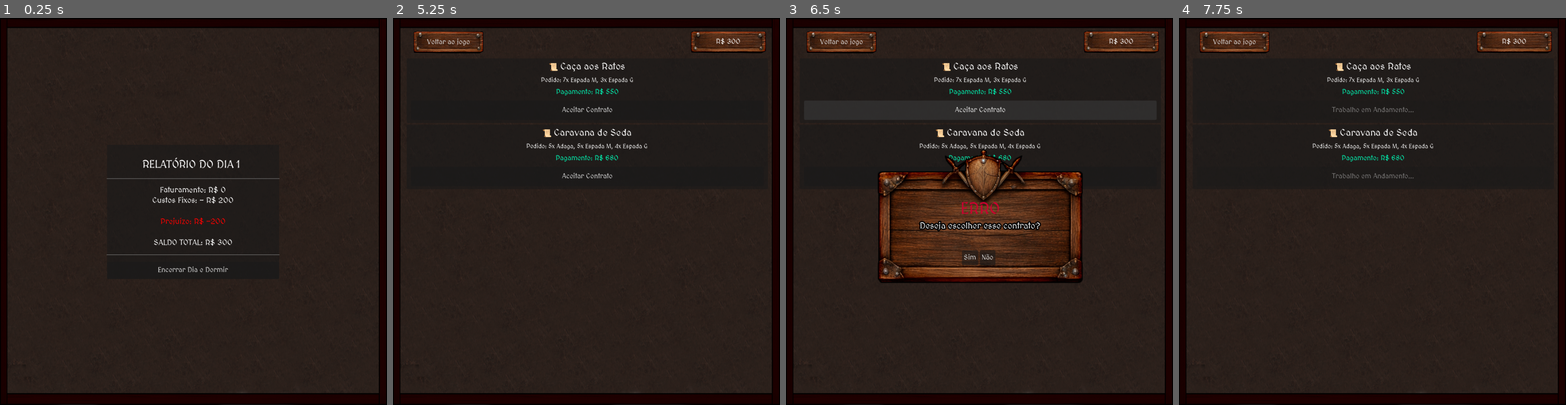
Above: before the commit, frames 1-4 (left to right).
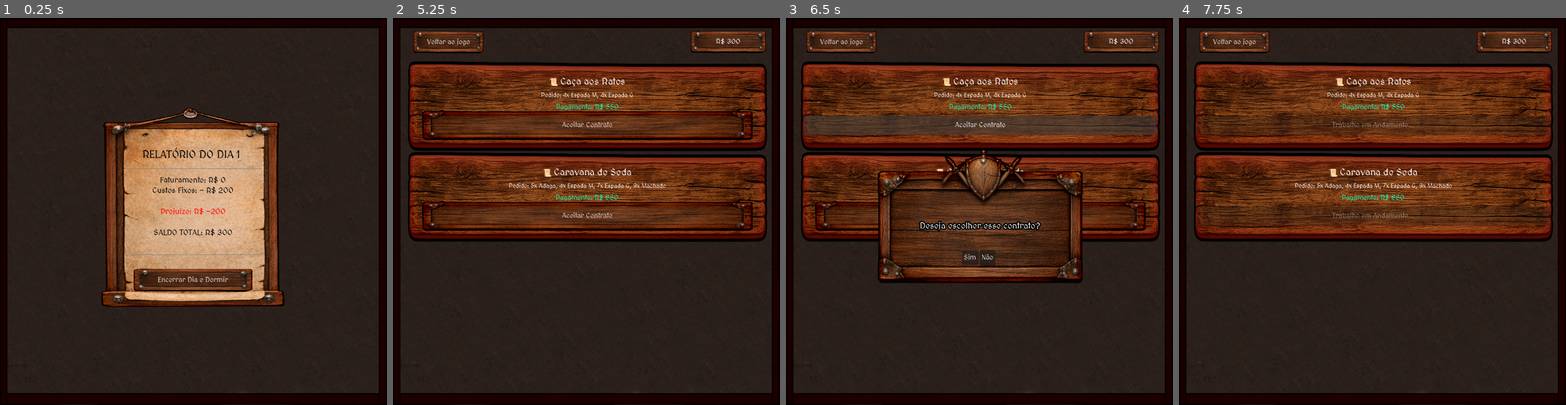
Above: after the commit, the same moments.

Repository: VitaumOS/Jogo_IC-Godot
Game: Godot game, scene res://scene/Cena_Resumo.tscn
Two runs of this game, one before a commit and one after it. Both use one fixed random seed, a clock stepped at 60 frames per second and the inputs below. This scene is started directly instead of the project's main scene.
Inputs (mouse positions are in pixels of both pictures, inside the frame that each line leads up to):
- Up to frame 1 (0.25 s): no input
- Up to frame 2 (5.25 s): click "Encerrar Dia e Dormir" at 0.5 s; tap Enter (ui_accept) at 1.25, 1.52, 2, 2.27 s; move the mouse to (671, 192) at 1.27 s; click (671, 192) at 1.42 s; move the mouse to (509, 230) at 2.02 s; click (509, 230) at 2.17 s; click "BATER O FERRO" at 2.75 s; click "Sim" at 3.5 s; click "OK" at 4.25 s; click "MURAL DE CONTRATOS" at 5 s
- Up to frame 3 (6.5 s): click "Aceitar Contrato" at 5.75 s
- Up to frame 4 (7.75 s): click "Sim" at 6.5 s; click "Caça aos Ratos DEMANDA: - Esp…" at 7.25 s

The runs differ from the first frame. In frame 1, 20% of the frame differs, in the area x 26-74%, y 23-75%; in frame 2, 40%, in the area x 3-97%, y 11-58%; in frame 3, 30%; in frame 4, 39%.

Commit message:
Atualizações da tela de game over e novos sprites

Diff:
--- a/data_json/contratos.json
+++ b/data_json/contratos.json
@@ -1,18 +1,18 @@
 {
   "contratos": [
-    { "dia": 1, "nome": "Patrulha Rural", "demanda": [7, 0, 0, 0, 0, 0], "recompensa": 350 },
-    { "dia": 1, "nome": "Segurança de Taberna", "demanda": [3, 4, 0, 0, 0, 0], "recompensa": 420 },
-    { "dia": 2, "nome": "Caça aos Ratos", "demanda": [0, 7, 3, 0, 0, 0], "recompensa": 550 },
-    { "dia": 2, "nome": "Caravana de Seda", "demanda": [5, 5, 4, 0, 0, 0], "recompensa": 680 },
+    { "dia": 1, "nome": "Patrulha Rural", "demanda": [18, 0, 0, 0, 0, 0], "recompensa": 350 },
+    { "dia": 1, "nome": "Segurança de Taberna", "demanda": [4, 8, 0, 0, 0, 0], "recompensa": 420 },
+    { "dia": 2, "nome": "Caça aos Ratos", "demanda": [0, 4, 4, 0, 0, 0], "recompensa": 550 },
+    { "dia": 2, "nome": "Caravana de Seda", "demanda": [5, 4, 7, 9, 0, 0], "recompensa": 680 },
     { "dia": 3, "nome": "Supressão de Bandidos", "demanda": [13, 11, 0, 0, 0, 0], "recompensa": 950 },
-    { "dia": 3, "nome": "Escolta de Ervanário", "demanda": [0, 6, 9, 6, 0, 0], "recompensa": 1150 },
-    { "dia": 4, "nome": "Vigília Noturna", "demanda": [0, 0, 16, 9, 0, 0], "recompensa": 1400 },
-    { "dia": 4, "nome": "Manutenção de Muralhas", "demanda": [11, 6, 11, 0, 0, 0], "recompensa": 1450 },
-    { "dia": 5, "nome": "Cerco ao Forte", "demanda": [19, 13, 7, 0, 0, 0], "recompensa": 1950 },
-    { "dia": 5, "nome": "Proteção Real", "demanda": [11, 11, 11, 7, 5, 0], "recompensa": 2600 },
-    { "dia": 6, "nome": "Exploração de Minas", "demanda": [7, 7, 19, 11, 0, 0], "recompensa": 3100 },
-    { "dia": 6, "nome": "Expedição de Reconhecimento", "demanda": [9, 9, 9, 9, 5, 0], "recompensa": 3400 },
-    { "dia": 7, "nome": "Guarda de Honra Ducal", "demanda": [0, 0, 13, 13, 11, 3], "recompensa": 4900 },
+    { "dia": 3, "nome": "Escolta de Ervanário", "demanda": [3, 1, 3, 4, 0, 0], "recompensa": 1150 },
+    { "dia": 4, "nome": "Vigília Noturna", "demanda": [5, 5, 12, 8, 4, 0], "recompensa": 1400 },
+    { "dia": 4, "nome": "Manutenção de Muralhas", "demanda": [11, 6, 11, 3, 6, 0], "recompensa": 1450 },
+    { "dia": 5, "nome": "Cerco ao Forte", "demanda": [19, 13, 7, 5, 8, 0], "recompensa": 1950 },
+    { "dia": 5, "nome": "Proteção Real", "demanda": [11, 11, 11, 7, 5, 2], "recompensa": 2600 },
+    { "dia": 6, "nome": "Exploração de Minas", "demanda": [7, 7, 19, 11, 4, 3], "recompensa": 3100 },
+    { "dia": 6, "nome": "Expedição de Reconhecimento", "demanda": [9, 9, 9, 9, 5, 4], "recompensa": 3400 },
+    { "dia": 7, "nome": "Guarda de Honra Ducal", "demanda": [4, 4, 13, 13, 11, 5], "recompensa": 4900 },
     { "dia": 7, "nome": "Batalha do Armagedom", "demanda": [27, 21, 14, 11, 9, 7], "recompensa": 7800 }
   ]
 }
--- /dev/null
+++ b/modelos/modelo_cards.tres
@@ -0,0 +1,10 @@
+[gd_resource type="StyleBoxTexture" format=3 uid="uid://cm8l14sk7oxig"]
+
+[ext_resource type="Texture2D" uid="uid://bpgvau7kyw127" path="res://images/placa_5.png" id="1_ynbly"]
+
+[resource]
+texture = ExtResource("1_ynbly")
+expand_margin_left = 10.0
+expand_margin_top = 10.0
+expand_margin_right = 10.0
+expand_margin_bottom = 10.0
--- a/pulp_solution.json
+++ b/pulp_solution.json
@@ -1,7 +1,8 @@
 {
     "status": "Optimal",
-    "chapas_usadas": 1,
+    "chapas_usadas": 2,
     "plano_corte": {
-        "Padrao_1": 1
+        "Padrao_1": 1,
+        "Padrao_2": 1
     }
 }
--- a/scene/Card_Contratos.tscn
+++ b/scene/Card_Contratos.tscn
@@ -1,7 +1,15 @@
 [gd_scene format=3 uid="uid://bk2cgr6pirs1o"]
 
+[ext_resource type="StyleBox" uid="uid://cm8l14sk7oxig" path="res://modelos/modelo_cards.tres" id="1_70j0s"]
+[ext_resource type="StyleBox" uid="uid://c1laj21bixtl" path="res://modelos/modelo_botao_2.tres" id="2_n6ot5"]
+
 [node name="Node2D" type="PanelContainer" unique_id=358080767]
-custom_minimum_size = Vector2(320, 150)
+custom_minimum_size = Vector2(320, 220)
+offset_left = 8.0
+offset_top = 7.0
+offset_right = 886.0
+offset_bottom = 226.0
+theme_override_styles/panel = ExtResource("1_70j0s")
 
 [node name="Margin" type="MarginContainer" parent="." unique_id=979367962]
 layout_mode = 2
@@ -22,8 +30,7 @@
 [node name="Demanda" type="Label" parent="Margin/VBox" unique_id=2068101297]
 layout_mode = 2
 theme_override_font_sizes/font_size = 14
-text = "Pedido:
-"
+text = "Pedido:"
 horizontal_alignment = 1
 autowrap_mode = 3
 
@@ -37,4 +44,5 @@
 [node name="Btn" type="Button" parent="Margin/VBox" unique_id=678981136]
 custom_minimum_size = Vector2(0, 45)
 layout_mode = 2
+theme_override_styles/normal = ExtResource("2_n6ot5")
 text = "Aceitar Contrato"
--- a/scene/Cena_Card_Loja.tscn
+++ b/scene/Cena_Card_Loja.tscn
@@ -1,28 +1,44 @@
 [gd_scene format=3 uid="uid://dd0ohe51j087n"]
 
+[ext_resource type="StyleBox" uid="uid://cm8l14sk7oxig" path="res://modelos/modelo_cards.tres" id="1_84gtg"]
 [ext_resource type="PackedScene" uid="uid://7kv2da5w42t5" path="res://scene/Padrao_Corte.tscn" id="1_g54nd"]
+[ext_resource type="StyleBox" uid="uid://dki2hhovuf137" path="res://modelos/modelo_botao1.tres" id="3_84gtg"]
 
 [node name="Card" type="PanelContainer" unique_id=286221418]
 custom_minimum_size = Vector2(0, 100)
-offset_right = 784.0
-offset_bottom = 100.0
+offset_left = 14.0
+offset_top = 15.0
+offset_right = 823.0
+offset_bottom = 136.0
+theme_override_styles/panel = ExtResource("1_84gtg")
 
 [node name="HBox" type="HBoxContainer" parent="." unique_id=19104466]
 layout_mode = 2
 
+[node name="VSeparator" type="VSeparator" parent="HBox" unique_id=693216427]
+self_modulate = Color(1, 1, 1, 0)
+custom_minimum_size = Vector2(26.77, 0)
+layout_mode = 2
+
 [node name="Control2" parent="HBox" unique_id=1343394717 instance=ExtResource("1_g54nd")]
-custom_minimum_size = Vector2(530, 79.125)
+custom_minimum_size = Vector2(530, 80)
 layout_mode = 2
 size_flags_vertical = 8
 
 [node name="VInfo" type="VBoxContainer" parent="HBox" unique_id=773375079]
-custom_minimum_size = Vector2(246.635, 0)
+custom_minimum_size = Vector2(217.365, 0)
 layout_mode = 2
 alignment = 1
 
 [node name="Button" type="Button" parent="HBox/VInfo" unique_id=1296401988]
 layout_mode = 2
+theme_override_styles/normal = ExtResource("3_84gtg")
 text = "Comprar (R$ %d)"
+
+[node name="HSeparator" type="HSeparator" parent="HBox/VInfo" unique_id=1354105774]
+self_modulate = Color(1, 1, 1, 0)
+custom_minimum_size = Vector2(0, 7.66)
+layout_mode = 2
 
 [node name="Label" type="Label" parent="HBox/VInfo" unique_id=1266618805]
 layout_mode = 2
--- a/scene/Cena_Resumo.tscn
+++ b/scene/Cena_Resumo.tscn
@@ -2,6 +2,15 @@
 
 [ext_resource type="Script" uid="uid://cftrsto61dfey" path="res://script/Cena_Resumo.gd" id="1_xr33j"]
 [ext_resource type="Texture2D" uid="uid://cx1kycxphclcy" path="res://images/background.png" id="3_kgimw"]
+[ext_resource type="Texture2D" uid="uid://c2orn4wtmhpxv" path="res://images/contrato.png" id="3_vqc6o"]
+[ext_resource type="StyleBox" uid="uid://dki2hhovuf137" path="res://modelos/modelo_botao1.tres" id="4_p4c0f"]
+
+[sub_resource type="StyleBoxTexture" id="StyleBoxTexture_h5dlb"]
+texture = ExtResource("3_vqc6o")
+expand_margin_left = 300.0
+expand_margin_top = 120.0
+expand_margin_right = 300.0
+expand_margin_bottom = 100.0
 
 [node name="Cena_Resumo" type="Control" unique_id=854328993]
 layout_mode = 3
@@ -26,18 +35,21 @@
 offset_bottom = 902.0
 
 [node name="PanelContainer" type="PanelContainer" parent="CenterContainer" unique_id=790821855]
+custom_minimum_size = Vector2(0, 300)
 layout_mode = 2
+theme_override_styles/panel = SubResource("StyleBoxTexture_h5dlb")
 
 [node name="MarginContainer" type="MarginContainer" parent="CenterContainer/PanelContainer" unique_id=1550774154]
 layout_mode = 2
 
 [node name="VBox" type="VBoxContainer" parent="CenterContainer/PanelContainer/MarginContainer" unique_id=1136549728]
-custom_minimum_size = Vector2(400, 0)
+custom_minimum_size = Vector2(320, 0)
 layout_mode = 2
 theme_override_constants/separation = 15
 
 [node name="Titulo" type="Label" parent="CenterContainer/PanelContainer/MarginContainer/VBox" unique_id=1193549807]
 layout_mode = 2
+theme_override_colors/font_color = Color(0, 0, 0, 1)
 theme_override_font_sizes/font_size = 25
 text = "RELATÓRIO DO DIA 1"
 horizontal_alignment = 1
@@ -50,6 +62,7 @@
 
 [node name="Label1" type="Label" parent="CenterContainer/PanelContainer/MarginContainer/VBox/VboxTexto" unique_id=323716789]
 layout_mode = 2
+theme_override_colors/font_color = Color(0, 0, 0, 1)
 theme_override_font_sizes/font_size = 18
 horizontal_alignment = 1
 
@@ -60,15 +73,18 @@
 
 [node name="Label3" type="Label" parent="CenterContainer/PanelContainer/MarginContainer/VBox/VboxTexto" unique_id=95876632]
 layout_mode = 2
+theme_override_colors/font_color = Color(0, 0, 0, 1)
 theme_override_font_sizes/font_size = 18
 horizontal_alignment = 1
 
 [node name="HSeparator2" type="HSeparator" parent="CenterContainer/PanelContainer/MarginContainer/VBox" unique_id=1267934251]
+custom_minimum_size = Vector2(0, 50)
 layout_mode = 2
 
 [node name="EncerrarDia" type="Button" parent="CenterContainer/PanelContainer/MarginContainer/VBox" unique_id=207069106]
 custom_minimum_size = Vector2(0, 40)
 layout_mode = 2
+theme_override_styles/normal = ExtResource("4_p4c0f")
 text = "Encerrar Dia e Dormir"
 
 [connection signal="pressed" from="CenterContainer/PanelContainer/MarginContainer/VBox/EncerrarDia" to="." method="_iniciar_proximo_dia"]
--- a/scene/Cena_contratos.tscn
+++ b/scene/Cena_contratos.tscn
@@ -48,6 +48,7 @@
 layout_mode = 2
 size_flags_horizontal = 3
 size_flags_vertical = 3
+theme_override_constants/separation = -9
 
 [node name="BtnVoltar" type="Button" parent="UI" unique_id=1163623123]
 layout_mode = 0
--- /dev/null
+++ b/scene/GameOver.tscn
@@ -0,0 +1,41 @@
+[gd_scene format=3 uid="uid://dm76hbonk5i8a"]
+
+[ext_resource type="Texture2D" uid="uid://cx1kycxphclcy" path="res://images/background.png" id="1_tbok3"]
+[ext_resource type="StyleBox" uid="uid://c1laj21bixtl" path="res://modelos/modelo_botao_2.tres" id="2_vq0q6"]
+[ext_resource type="PackedScene" uid="uid://dnci0t7lpn3u5" path="res://scene/SistemaDialogo.tscn" id="3_vq0q6"]
+
+[node name="GameOver" type="Control" unique_id=2075479652]
+layout_mode = 3
+anchors_preset = 0
+
+[node name="Background" type="TextureRect" parent="." unique_id=1315591185]
+layout_mode = 0
+offset_right = 900.0
+offset_bottom = 900.0
+texture = ExtResource("1_tbok3")
+expand_mode = 1
+
+[node name="Label" type="Label" parent="." unique_id=342653777]
+layout_mode = 0
+offset_left = 1.0
+offset_top = 231.0
+offset_right = 896.0
+offset_bottom = 432.0
+theme_override_colors/font_color = Color(0.8054666, 0, 0.0063901274, 1)
+theme_override_colors/font_outline_color = Color(0, 0, 0, 1)
+theme_override_font_sizes/font_size = 118
+text = "VOCÊ FALIU..."
+horizontal_alignment = 1
+vertical_alignment = 1
+
+[node name="Button" type="Button" parent="." unique_id=618037606]
+layout_mode = 0
+offset_left = 208.0
+offset_top = 696.0
+offset_right = 684.0
+offset_bottom = 750.0
+theme_override_font_sizes/font_size = 32
+theme_override_styles/normal = ExtResource("2_vq0q6")
+text = "Voltar pro Menu Principal"
+
+[node name="SistemaDialogo" parent="." unique_id=477801998 instance=ExtResource("3_vq0q6")]
--- a/script/Cena_Resumo.gd
+++ b/script/Cena_Resumo.gd
@@ -35,4 +35,8 @@
 
 ##Ao apertar o botão, começa o próximo dia
 func _iniciar_proximo_dia():
-	Global.proximo_dia()
+	if Global.dinheiro < 0:
+		# Se estiver devendo, vai para a cena de Game Over
+		get_tree().change_scene_to_file("res://scene/GameOver.tscn")
+	else:
+		Global.proximo_dia()
--- a/script/popup.gd
+++ b/script/popup.gd
@@ -23,6 +23,7 @@
 ## Função para apenas exibir uma mensagem com botão OK
 func mostrar_mensagem(texto: String):
 	label_mensagem.text = texto
+	label_titulo.visible = false
 	btn_sim.visible = false
 	btn_nao.visible = false
 	btn_ok.visible = true
@@ -30,6 +31,7 @@
 
 func mostrar_conclusao_contrato():
 	label_mensagem.text = "Contrato Concluído! Ganhou: R$%.2f" % Global.recompensa_final
+	label_titulo.visible = false
 	btn_sim.visible = false
 	btn_nao.visible = false
 	btn_ok.visible = true
@@ -38,6 +40,7 @@
 ## Função para confirmação (Sim ou Não)
 func mostrar_confirmacao(texto: String):
 	label_mensagem.text = texto
+	label_titulo.visible = false
 	btn_sim.visible = true
 	btn_nao.visible = true
 	btn_ok.visible = false
Binary file added: images/placa_5.png
Not shown, added: images/placa_5.png.import
